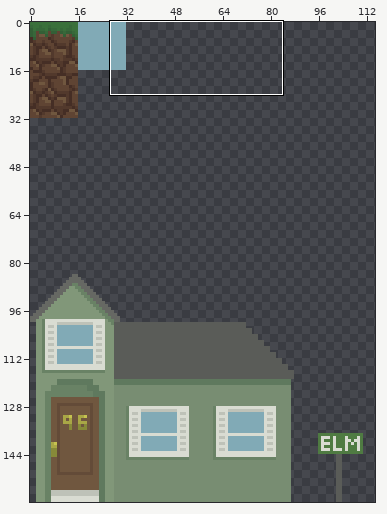
One commit to this sprite sheet: assets/images/terrain.png. Above: a wide view before the commit, with the close-up outlined.
Close-up. The starting point:
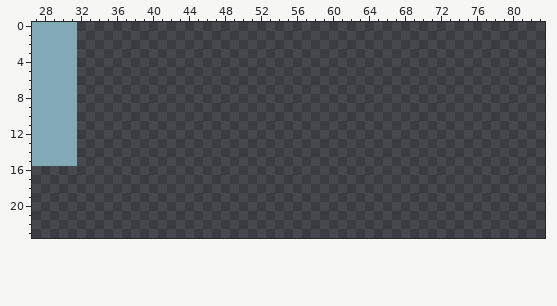
The file is 160x160 pixels. Colours within 5 levels of each other are drawn and written as one. Shown: x 27..83, y 0..23. The wide view leaves out empty margins.
And afterwards:
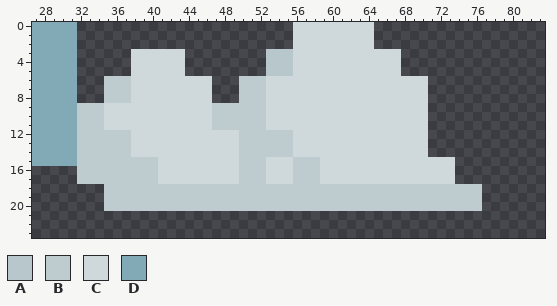
Palette (. is transparent): A #b8c7cb  B #becbcf  C #cfd9dc  D #81aab6
Change:
@@ x 27..83 @@
- 0 DDDDD....................................................
- 1 DDDDD....................................................
- 2 DDDDD....................................................
- 3 DDDDD....................................................
- 4 DDDDD....................................................
- 5 DDDDD....................................................
- 6 DDDDD....................................................
- 7 DDDDD....................................................
- 8 DDDDD....................................................
- 9 DDDDD....................................................
-10 DDDDD....................................................
-11 DDDDD....................................................
-12 DDDDD....................................................
-13 DDDDD....................................................
-14 DDDDD....................................................
-15 DDDDD....................................................
-16 .........................................................
-17 .........................................................
-18 .........................................................
-19 .........................................................
-20 .........................................................
+ 0 DDDDD........................CCCCCCCCC...................
+ 1 DDDDD........................CCCCCCCCC...................
+ 2 DDDDD........................CCCCCCCCC...................
+ 3 DDDDD......CCCCCC.........AAACCCCCCCCCCCC................
+ 4 DDDDD......CCCCCC.........AAACCCCCCCCCCCC................
+ 5 DDDDD......CCCCCC.........AAACCCCCCCCCCCC................
+ 6 DDDDD...BBBCCCCCCCCC...BBBCCCCCCCCCCCCCCCCCC.............
+ 7 DDDDD...BBBCCCCCCCCC...BBBCCCCCCCCCCCCCCCCCC.............
+ 8 DDDDD...BBBCCCCCCCCC...BBBCCCCCCCCCCCCCCCCCC.............
+ 9 DDDDDBBBCCCCCCCCCCCCBBBBBBCCCCCCCCCCCCCCCCCC.............
+10 DDDDDBBBCCCCCCCCCCCCBBBBBBCCCCCCCCCCCCCCCCCC.............
+11 DDDDDBBBCCCCCCCCCCCCBBBBBBCCCCCCCCCCCCCCCCCC.............
+12 DDDDDBBBBBBCCCCCCCCCCCCBBBBBBCCCCCCCCCCCCCCC.............
+13 DDDDDBBBBBBCCCCCCCCCCCCBBBBBBCCCCCCCCCCCCCCC.............
+14 DDDDDBBBBBBCCCCCCCCCCCCBBBBBBCCCCCCCCCCCCCCC.............
+15 DDDDDBBBBBBBBBCCCCCCCCCBBBCCCBBBCCCCCCCCCCCCCCC..........
+16 .....BBBBBBBBBCCCCCCCCCBBBCCCBBBCCCCCCCCCCCCCCC..........
+17 .....BBBBBBBBBCCCCCCCCCBBBCCCBBBCCCCCCCCCCCCCCC..........
+18 ........BBBBBBBBBBBBBBBBBBBBBBBBBBBBBBBBBBBBBBBBBB.......
+19 ........BBBBBBBBBBBBBBBBBBBBBBBBBBBBBBBBBBBBBBBBBB.......
+20 ........BBBBBBBBBBBBBBBBBBBBBBBBBBBBBBBBBBBBBBBBBB.......
 21 .........................................................
